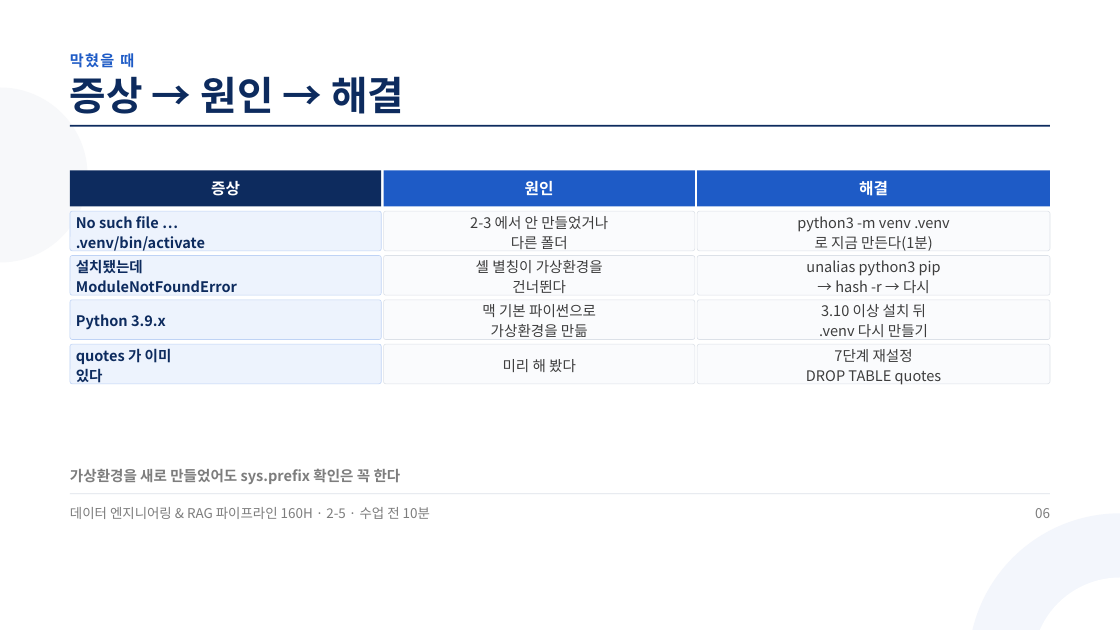
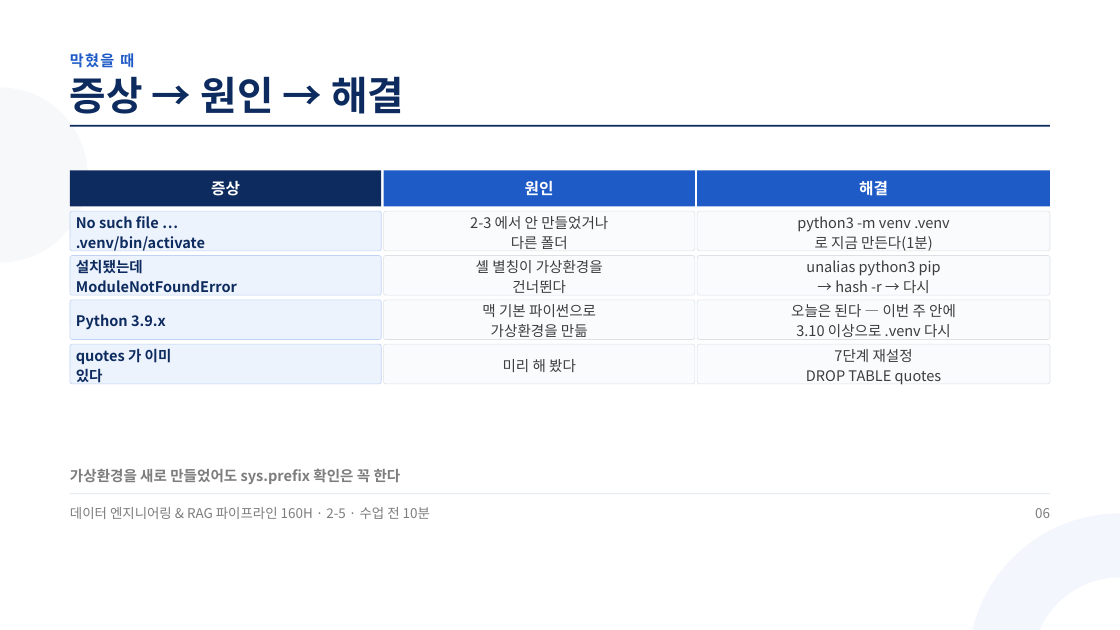
Before and after one commit to aebonlee/materials, a slide deck: slide 6 of data-eng/decks/w2d5s0.pptx. Drawn at 1120x630 pixels with LibreOffice and Linux fonts; fonts in the diff are those of the drawing. Boxes give left, top, right and bottom in pixels: in the first picture for what was removed or moved away, otherwise in the second. Text is boxed around its words. In the diff, an @@ line names an element or a change of style, - is before the commit and + after.

Commit message:
data-eng 2-5 덱 s0 — 3.9 서술 정정(오늘은 된다)

```diff
--- a/data-eng/decks/w2d5s0.pptx
+++ b/data-eng/decks/w2d5s0.pptx
@@ text at (791,304,956,337): text changed @@
-3.10 이상 설치 뒤
-.venv 다시 만들기
+오늘은 된다 — 이번 주 안에
+3.10 이상으로 .venv 다시
```
Also in this commit, not shown: 1 other slide changed, 11 other files.
